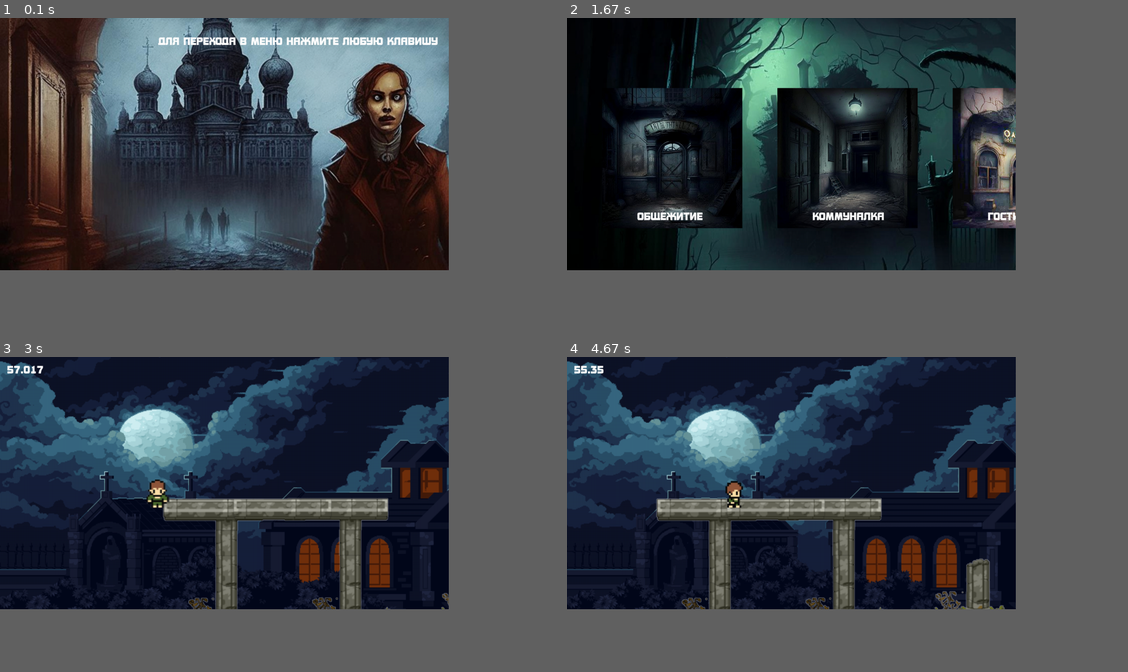
Above: before the commit, frames 1-4 (two rows, left to right).
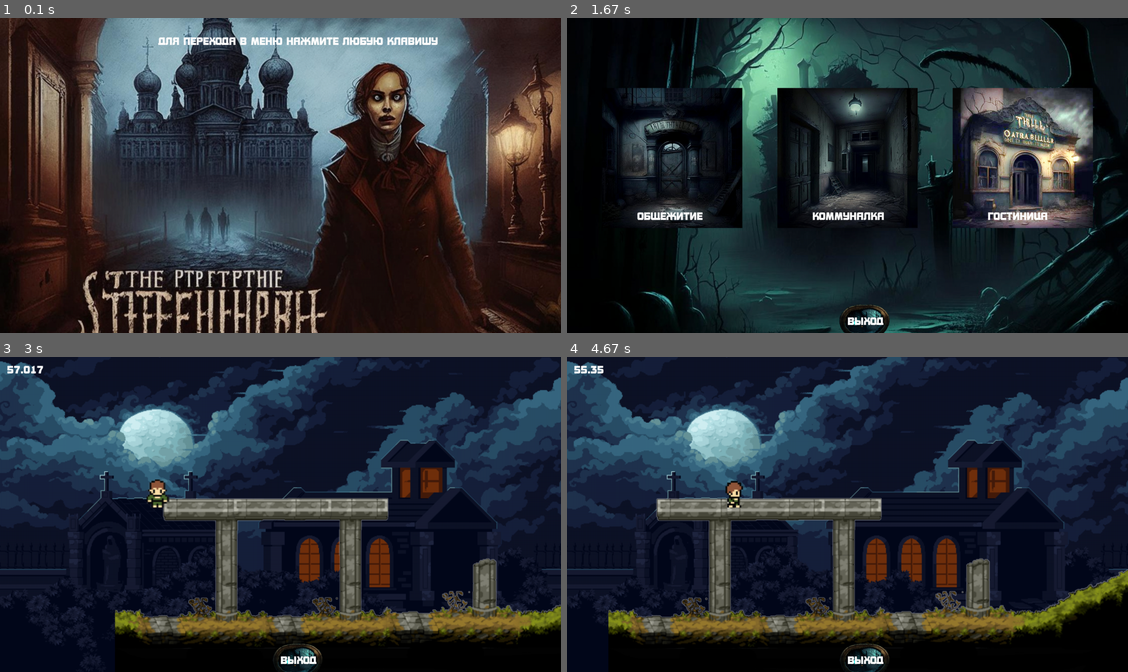
Above: after the commit, the same moments.

Repository: pryfmse/pygame_project
Game: pygame game, started from main.py
Same seed, same stepped clock (60 frames per second), same inputs: the game is played once before the commit and once after it.
Inputs (mouse positions are in pixels of both pictures, inside the frame that each line leads up to):
- Up to frame 1 (0.1 s): no input
- Up to frame 2 (1.67 s): hold Right 0.33-0.8 s; hold Up 0.83-1.13 s; move the mouse to (825, 188) at 0.87 s; hold Right 1.17-1.63 s; move the mouse to (1027, 166) at 1.2 s
- Up to frame 3 (3 s): hold Left 1.67-2.2 s; move the mouse to (280, 533) at 1.7 s; click "гостиница" at 2.28 s; hold Left 2.57-2.97 s
- Up to frame 4 (4.67 s): hold Up 3-3.37 s; hold Right 3.4-4.03 s; hold Left 4.07-4.53 s; hold Right from 4.57 s (still down)
The window is 900x506 before the commit and 1125x632 after it. Grey fills any space a smaller window leaves; there, only what the larger window draws over its background counts as a difference.

The runs differ from the first frame. In frame 1, 15% of the frame differs, in the area x 4-100%, y 0-100%; in frame 2, 22%; in frame 3, 28%, in the area x 0-100%, y 0-100%; in frame 4, 25%.

Commit message:
добавлены комментарии

Diff:
--- a/main.py
+++ b/main.py
@@ -1,5 +1,4 @@
 import pygame
-from screeninfo import get_monitors
 
 from level_2 import Communalka  # импортировать классы уровней
 from level_1 import Hostel
@@ -7,14 +6,11 @@
 
 pygame.mixer.pre_init(44100, -16, 1, 512)
 
-for m in get_monitors():  # получить параметры экрана
-    print(m.width, m.height)
-
 pygame.init()
 pygame.mixer.music.load("меню,кнопки/фоновая.mp3")
 pygame.mixer.music.play(-1)
 pygame.mixer.music.set_volume(0.5)
-game = pygame.display.set_mode((0, 0), pygame.FULLSCREEN)
+game = pygame.display.set_mode((1600, 900))
 clock = pygame.time.Clock()
 but_sound = pygame.mixer.Sound("меню,кнопки/кнопка.wav")
 
@@ -29,8 +25,8 @@
     game.blit(text, (x, y))
 
 
+menu_img = pygame.image.load("меню,кнопки/меню.jpg")
 start = pygame.image.load("меню,кнопки/обложка.jpg")
-menu_img = pygame.image.load("меню,кнопки/меню.jpg")
 game.blit(start, (0, -80))
 print_text("Для перехода в меню нажмите любую клавишу", 450, 50)
 pygame.display.update()
